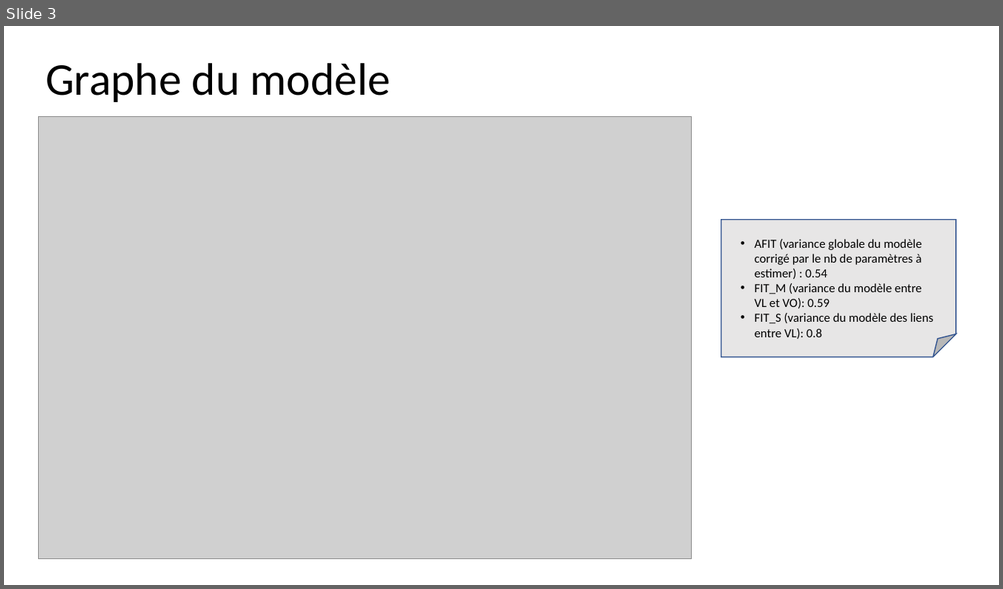
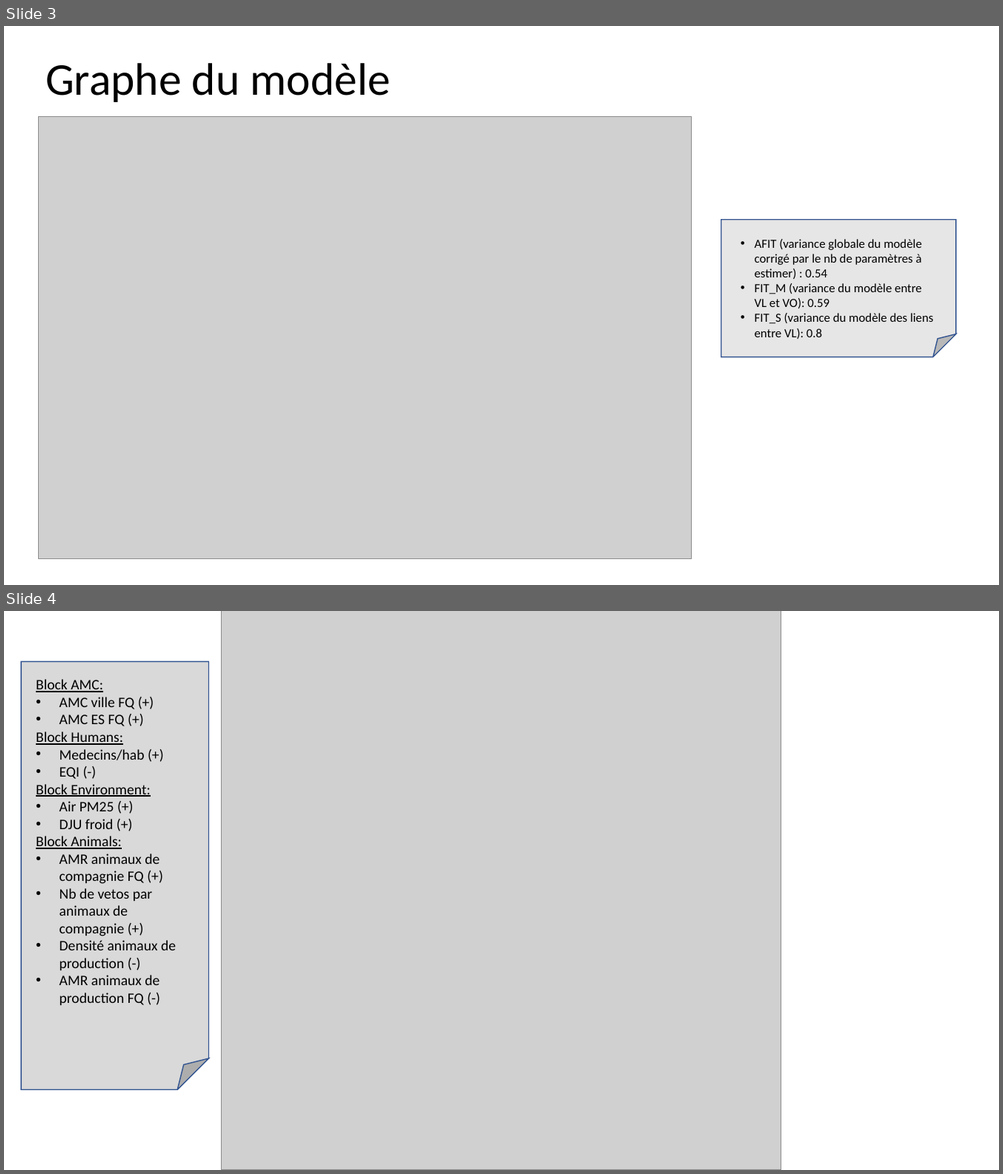
Before and after one commit to GMarTT/functional_study, a slide deck: présentation powerpoint/Présentation des résultats Claire.pptx. Shown one above the other, each under a label of ours: slide 3 before the commit, slides 3 and 4 after it. The pictures are 1003x589 and 1003x1174 pixels, drawn with LibreOffice and Linux fonts; fonts in the diff are those of the drawing; grey boxes stand for pictures. Boxes give left, top, right and bottom in pixels: in the first picture for what was removed or moved away, otherwise in the second. Text is boxed around its words. In the diff, an @@ line names an element or a change of style, - is before the commit and + after.

Commit message:
ppt

```diff
--- a/présentation powerpoint/Présentation des résultats Claire.pptx
+++ b/présentation powerpoint/Présentation des résultats Claire.pptx
@@ slide 4 added at (x1=4, y1=611, x2=999, y2=1170), background #FFFFFF @@
@@ picture added at (x1=222, y1=611, x2=782, y2=1170) @@
@@ folded corner added at (x1=21, y1=662, x2=208, y2=1090), fill #D9D9D9, outline #325491 1 pt @@
@@ text added at (x1=36, y1=679, x2=176, y2=1005), 14 pt, text #000000 @@
+Block AMC:
+• AMC ville FQ (+)
+• AMC ES FQ (+)
+Block Humans:
+• Medecins/hab (+)
+• EQI (-)
+Block Environment:
+• Air PM25 (+)
+• DJU froid (+)
+Block Animals:
+• AMR animaux de compagnie FQ (+)
+• Nb de vetos par animaux de compagnie (+)
+• Densité animaux de production (-)
+• AMR animaux de production FQ (-)
```
Also in this commit, not shown: 15 other slides added, 1 slide removed, 1 other file.
